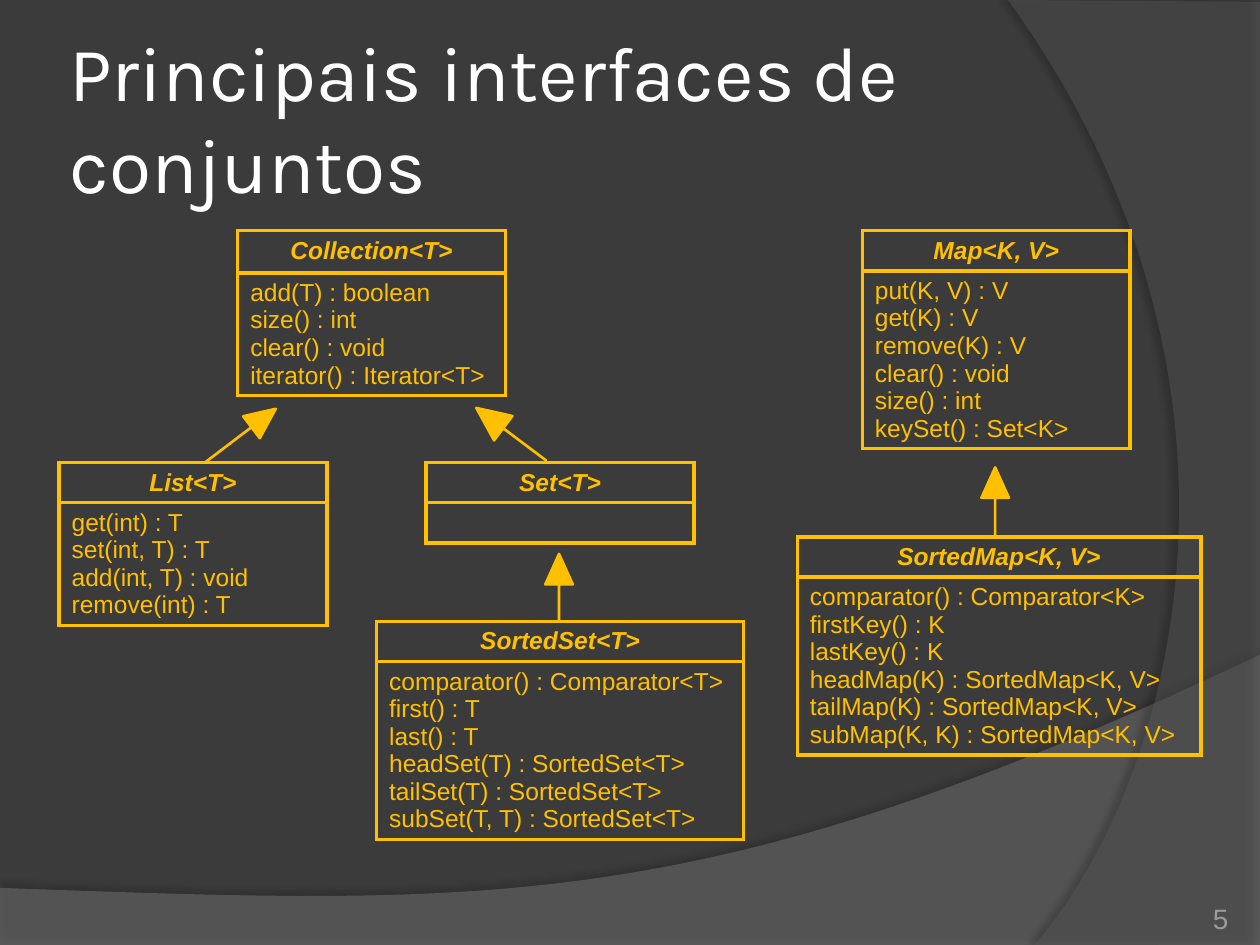
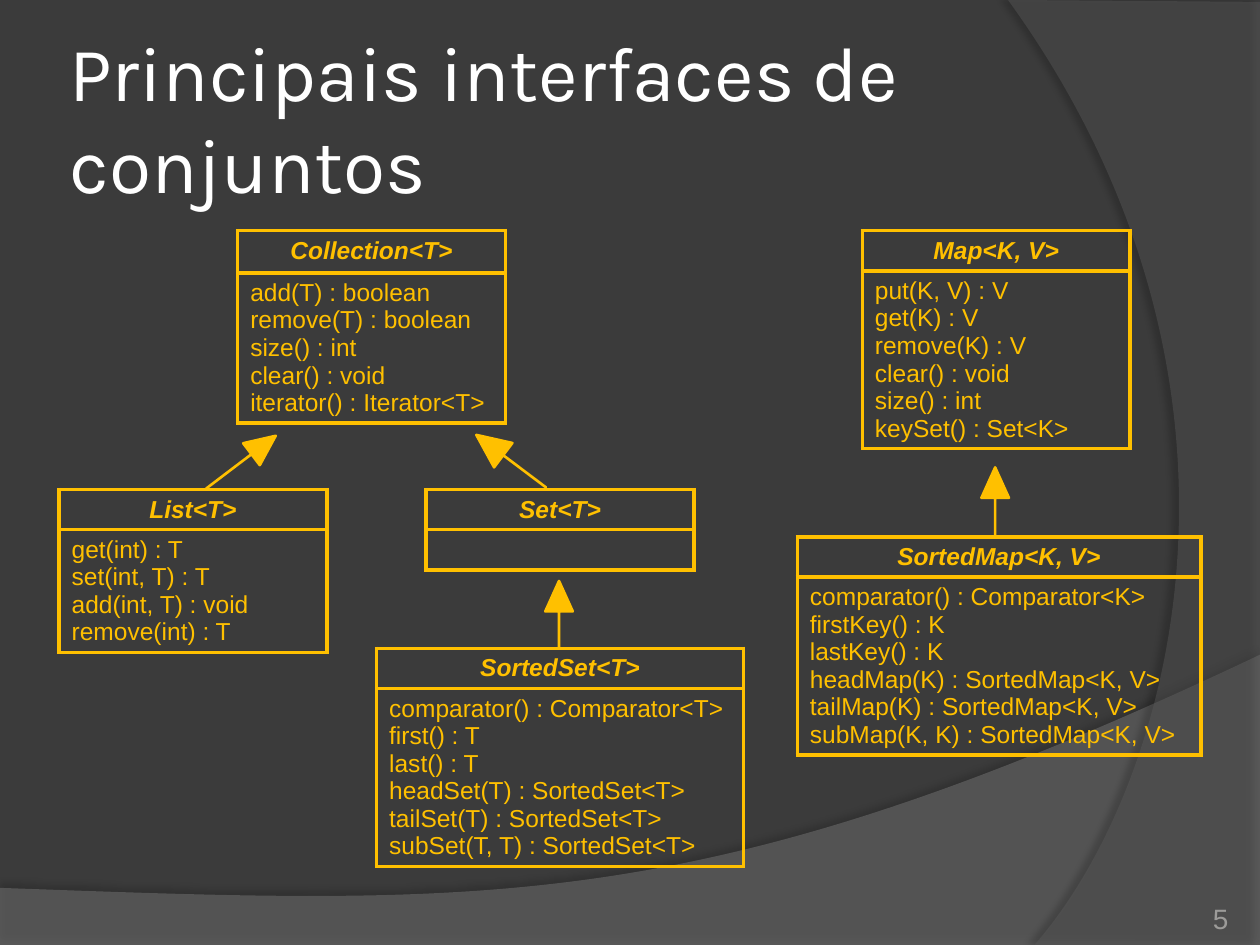
Before and after one commit to duchesqui/slzvieira-training, a slide deck: slide 5 of 2-Java-Programmer-Modulo-II/10.Capitulo04.pptx. Drawn at 1260x945 pixels with LibreOffice and Linux fonts; fonts in the diff are those of the drawing. Boxes give left, top, right and bottom in pixels: in the first picture for what was removed or moved away, otherwise in the second. Text is boxed around its words. In the diff, an @@ line names an element or a change of style, - is before the commit and + after.

```diff
--- a/2-Java-Programmer-Modulo-II/10.Capitulo04.pptx
+++ b/2-Java-Programmer-Modulo-II/10.Capitulo04.pptx
@@ table at (238, 231, 507, 432) @@
-row 2, column 1: add(T) : boolean / size() : int / clear() : void / iterator() : Iterator<T>
+row 2, column 1: add(T) : boolean / remove(T) : boolean / size() : int / clear() : void / iterator() : Iterator<T>
@@ 3 tables, 2 right arrows: place and size @@
-3 tables, 2 right arrows at (59, 395, 743, 852)
+3 tables, 2 right arrows at (59, 423, 743, 879)
@@ right arrow: place and size @@
-right arrow at (545, 554, 573, 621)
+right arrow at (545, 581, 573, 648)
```
Also in this commit, not shown: 12 other slides changed, 1 slide added, 1 slide removed, 3 other files.
